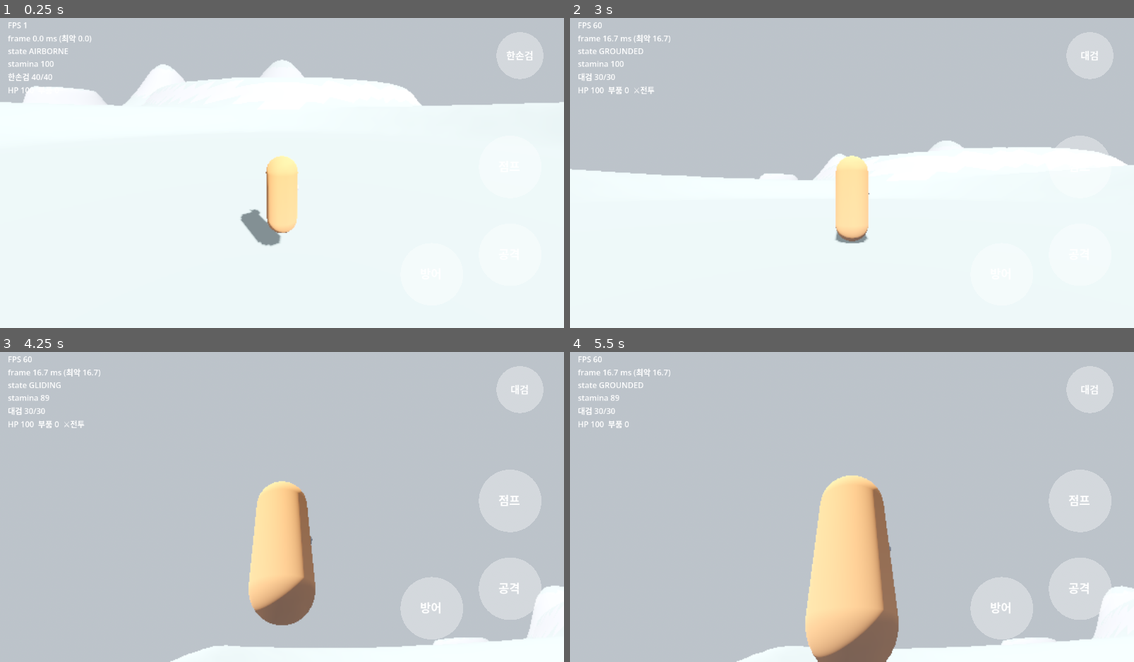
Above: before the commit, frames 1-4 (two rows, left to right).
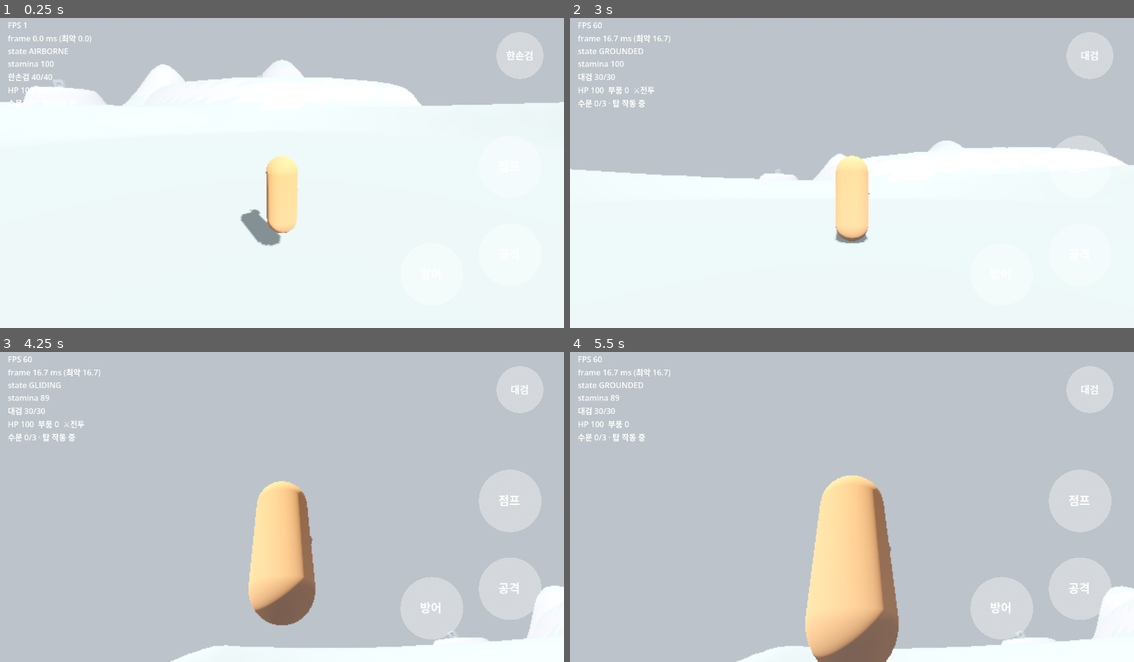
Above: after the commit, the same moments.

Repository: yeongkim0814-svg/Open-world
Game: Godot game, scene res://scenes/first_island.tscn
The game is run twice, just before and just after one commit, with the same random seed, the same clock (stepped at 60 frames per second) and the same inputs.
Inputs (mouse positions are in pixels of both pictures, inside the frame that each line leads up to):
- Up to frame 1 (0.25 s): no input
- Up to frame 2 (3 s): move the mouse to (976, 154) at 0.52 s; hold D (move_right) 0.53-1.25 s; hold J (attack) 0.53-1.25 s; click (976, 154) at 0.67 s; tap Space (jump) at 0.77, 1.07 s; tap K (guard) at 0.8 s; drag from (739, 185) to (823, 231) at 1.27 s; move the mouse to (908, 101) at 2.02 s; hold D (move_right) 2.03-2.75 s; tap E (interact) at 2.1 s; tap Q (switch_weapon) at 2.3 s; drag from (823, 231) to (682, 123) at 2.77 s
- Up to frame 3 (4.25 s): tap Enter at 3.5 s; move the mouse to (451, 550) at 3.52 s; hold A (move_left) from 3.53 s (still down); hold Ctrl (walk) from 3.53 s (still down); tap Space (jump) at 3.77, 3.8, 4.07 s
- Up to frame 4 (5.5 s): release A (move_left) at 4.25 s; release Ctrl (walk) at 4.25 s; drag from (682, 457) to (767, 423) at 4.27 s; move the mouse to (880, 503) at 5.02 s; hold S (move_back) from 5.03 s (still down); hold J (attack) from 5.03 s (still down); click (880, 503) at 5.17 s; tap K (guard) at 5.3 s

The runs differ from the first frame. In frame 1, less than 0.1% of the frame differs, in the area x 1-47%, y 18-28%; in frame 2, 0.1%; in frame 3, 0.1%; in frame 4, 0.1%, in the area x 1-81%, y 26-93%.

Commit message:
feat(m4a): 진행 상태·저수호 수위·수문 3곳·둑길·돌기둥
Co-Authored-By: Claude Opus 5.5 <noreply@anthropic.com>
Claude-Session: https://claude.ai/code/session_01PShdycDoYj1ffFPsLxdXpC

Diff:
--- a/scenes/first_island.tscn
+++ b/scenes/first_island.tscn
@@ -8,6 +8,8 @@
 [ext_resource type="PackedScene" path="res://scenes/player.tscn" id="player"]
 [ext_resource type="PackedScene" path="res://scenes/touch_controls.tscn" id="touch"]
 [ext_resource type="Script" path="res://scripts/nodes/debug_hud.gd" id="hud"]
+[ext_resource type="Script" path="res://scripts/nodes/lake.gd" id="lake"]
+[ext_resource type="PackedScene" path="res://scenes/sluice.tscn" id="sluice"]
 
 [sub_resource type="ProceduralSkyMaterial" id="SkyMat"]
 sky_top_color = Color(0.5, 0.52, 0.55, 1)
@@ -33,6 +35,47 @@
 shader = ExtResource("vshader")
 shader_parameter/albedo = Color(0.25, 0.65, 0.71, 1)
 shader_parameter/roughness_value = 0.3
+
+[sub_resource type="ShaderMaterial" id="LakeMat"]
+shader = ExtResource("vshader")
+shader_parameter/albedo = Color(0.16, 0.42, 0.5, 1)
+shader_parameter/roughness_value = 0.2
+
+[sub_resource type="CylinderMesh" id="LakeMesh"]
+top_radius = 46.0
+bottom_radius = 46.0
+height = 0.05
+radial_segments = 48
+
+[sub_resource type="ShaderMaterial" id="StoneMat"]
+shader = ExtResource("vshader")
+shader_parameter/albedo = Color(0.6, 0.55, 0.48, 1)
+
+[sub_resource type="BoxMesh" id="CausewayMesh"]
+size = Vector3(4, 7.2, 36)
+
+[sub_resource type="BoxShape3D" id="CausewayShape"]
+size = Vector3(4, 7.2, 36)
+
+[sub_resource type="CylinderMesh" id="Pillar1Mesh"]
+top_radius = 2.5
+bottom_radius = 2.8
+height = 15.0
+radial_segments = 8
+
+[sub_resource type="CylinderShape3D" id="Pillar1Shape"]
+radius = 2.6
+height = 15.0
+
+[sub_resource type="CylinderMesh" id="Pillar2Mesh"]
+top_radius = 2.5
+bottom_radius = 2.8
+height = 11.1
+radial_segments = 8
+
+[sub_resource type="CylinderShape3D" id="Pillar2Shape"]
+radius = 2.6
+height = 11.1
 
 [sub_resource type="PlaneMesh" id="SeaMesh"]
 size = Vector2(2000, 2000)
@@ -61,6 +104,55 @@
 script = ExtResource("water")
 size = Vector3(2000, 40, 2000)
 
+[node name="Lake" type="Node3D" parent="."]
+transform = Transform3D(1, 0, 0, 0, 1, 0, 0, 0, 1, 0, 0, -10)
+script = ExtResource("lake")
+
+[node name="Surface" type="MeshInstance3D" parent="Lake"]
+mesh = SubResource("LakeMesh")
+surface_material_override/0 = SubResource("LakeMat")
+
+[node name="Causeway" type="StaticBody3D" parent="."]
+transform = Transform3D(1, 0, 0, 0, 1, 0, 0, 0, 1, 0, -0.4, 17)
+
+[node name="Mesh" type="MeshInstance3D" parent="Causeway"]
+mesh = SubResource("CausewayMesh")
+surface_material_override/0 = SubResource("StoneMat")
+
+[node name="Shape" type="CollisionShape3D" parent="Causeway"]
+shape = SubResource("CausewayShape")
+
+[node name="Pillar1" type="StaticBody3D" parent="."]
+transform = Transform3D(1, 0, 0, 0, 1, 0, 0, 0, 1, 5, 3.5, 24)
+
+[node name="Mesh" type="MeshInstance3D" parent="Pillar1"]
+mesh = SubResource("Pillar1Mesh")
+surface_material_override/0 = SubResource("StoneMat")
+
+[node name="Shape" type="CollisionShape3D" parent="Pillar1"]
+shape = SubResource("Pillar1Shape")
+
+[node name="Pillar2" type="StaticBody3D" parent="."]
+transform = Transform3D(1, 0, 0, 0, 1, 0, 0, 0, 1, -5, 1.55, 10)
+
+[node name="Mesh" type="MeshInstance3D" parent="Pillar2"]
+mesh = SubResource("Pillar2Mesh")
+surface_material_override/0 = SubResource("StoneMat")
+
+[node name="Shape" type="CollisionShape3D" parent="Pillar2"]
+shape = SubResource("Pillar2Shape")
+
+[node name="Sluice1" parent="." instance=ExtResource("sluice")]
+transform = Transform3D(1, 0, 0, 0, 1, 0, 0, 0, 1, -20, 34.2, -100)
+
+[node name="Sluice2" parent="." instance=ExtResource("sluice")]
+transform = Transform3D(1, 0, 0, 0, 1, 0, 0, 0, 1, -125, 18.8, -20)
+index = 1
+
+[node name="Sluice3" parent="." instance=ExtResource("sluice")]
+transform = Transform3D(1, 0, 0, 0, 1, 0, 0, 0, 1, 95, 7.8, 60)
+index = 2
+
 [node name="Player" parent="." node_paths=PackedStringArray("touch_controls") instance=ExtResource("player")]
 transform = Transform3D(1, 0, 0, 0, 1, 0, 0, 0, 1, 0, 4, 100)
 touch_controls = NodePath("../UI/TouchControls")
--- /dev/null
+++ b/scenes/sluice.tscn
@@ -0,0 +1,59 @@
+[gd_scene load_steps=9 format=3]
+
+[ext_resource type="Script" path="res://scripts/nodes/sluice.gd" id="1"]
+[ext_resource type="Shader" path="res://shaders/vitality.gdshader" id="2"]
+
+[sub_resource type="ShaderMaterial" id="Metal"]
+shader = ExtResource("2")
+shader_parameter/albedo = Color(0.42, 0.45, 0.5, 1)
+
+[sub_resource type="ShaderMaterial" id="Core"]
+shader = ExtResource("2")
+shader_parameter/albedo = Color(0.3, 0.9, 1, 1)
+shader_parameter/keep_color = true
+
+[sub_resource type="BoxMesh" id="PillarMesh"]
+size = Vector3(1.2, 5, 1.2)
+
+[sub_resource type="BoxMesh" id="LintelMesh"]
+size = Vector3(5.2, 1, 1.4)
+
+[sub_resource type="BoxMesh" id="GateMesh"]
+size = Vector3(2.8, 3, 0.4)
+
+[sub_resource type="BoxShape3D" id="FrameShape"]
+size = Vector3(5.2, 5, 1.4)
+
+[node name="Sluice" type="Node3D"]
+script = ExtResource("1")
+
+[node name="PillarL" type="MeshInstance3D" parent="."]
+transform = Transform3D(1, 0, 0, 0, 1, 0, 0, 0, 1, -2, 2.5, 0)
+mesh = SubResource("PillarMesh")
+surface_material_override/0 = SubResource("Metal")
+
+[node name="PillarR" type="MeshInstance3D" parent="."]
+transform = Transform3D(1, 0, 0, 0, 1, 0, 0, 0, 1, 2, 2.5, 0)
+mesh = SubResource("PillarMesh")
+surface_material_override/0 = SubResource("Metal")
+
+[node name="Lintel" type="MeshInstance3D" parent="."]
+transform = Transform3D(1, 0, 0, 0, 1, 0, 0, 0, 1, 0, 5.5, 0)
+mesh = SubResource("LintelMesh")
+surface_material_override/0 = SubResource("Metal")
+
+[node name="Gate" type="MeshInstance3D" parent="."]
+transform = Transform3D(1, 0, 0, 0, 1, 0, 0, 0, 1, 0, 1.5, 0)
+mesh = SubResource("GateMesh")
+surface_material_override/0 = SubResource("Metal")
+
+[node name="Lamp" type="MeshInstance3D" parent="Gate"]
+transform = Transform3D(0.3, 0, 0, 0, 0.3, 0, 0, 0, 0.3, 0, 1, 0.25)
+mesh = SubResource("PillarMesh")
+surface_material_override/0 = SubResource("Core")
+
+[node name="Body" type="StaticBody3D" parent="."]
+
+[node name="Shape" type="CollisionShape3D" parent="Body"]
+transform = Transform3D(1, 0, 0, 0, 1, 0, 0, 0, 1, 0, 2.5, -1.2)
+shape = SubResource("FrameShape")
--- /dev/null
+++ b/scripts/core/lake_level.gd
@@ -0,0 +1,6 @@
+class_name LakeLevel
+extends RefCounted
+## 저수호 수위: 수문을 하나 열 때마다 drop만큼 내려간다 (14.6 → 10.7 → 6.8 → 2.9).
+
+static func level(base_y: float, open_count: int, drop := 3.9) -> float:
+	return base_y - drop * clampi(open_count, 0, WorldState.SLUICE_COUNT)
--- /dev/null
+++ b/scripts/core/world_state.gd
@@ -0,0 +1,60 @@
+class_name WorldState
+extends RefCounted
+## 첫 섬 진행 상태: 수문 3곳, 탑 정지 여부, 정지 순간의 열린 수문 수(마을 결과), 떠난 주민.
+
+const SLUICE_COUNT := 3
+
+var sluices: Array[bool] = [false, false, false]
+var tower_stopped := false
+var outcome_at_stop := -1          ## -1 = 아직 정지 안 함
+var departed: Array[StringName] = []
+
+
+## 새로 열었으면 true. 이미 열렸거나 범위 밖이면 false.
+func open_sluice(i: int) -> bool:
+	if i < 0 or i >= SLUICE_COUNT or sluices[i]:
+		return false
+	sluices[i] = true
+	return true
+
+
+func open_count() -> int:
+	return sluices.count(true)
+
+
+## 처음 정지할 때만 true — 그 순간 열린 수문 수를 결과로 고정한다.
+func stop_tower() -> bool:
+	if tower_stopped:
+		return false
+	tower_stopped = true
+	outcome_at_stop = open_count()
+	return true
+
+
+func to_dict() -> Dictionary:
+	return {
+		"sluices": sluices.duplicate(),
+		"tower_stopped": tower_stopped,
+		"outcome_at_stop": outcome_at_stop,
+		"departed": departed.map(func(n): return String(n)),
+	}
+
+
+## 저장 파일이 손상돼도 멈추지 않게: 형식이 맞지 않는 값은 기본값.
+static func from_dict(d: Dictionary) -> WorldState:
+	var s := WorldState.new()
+	var sl = d.get("sluices")
+	if sl is Array and sl.size() == SLUICE_COUNT and sl.all(func(v): return v is bool):
+		for i in SLUICE_COUNT:
+			s.sluices[i] = sl[i]
+	if d.get("tower_stopped") is bool:
+		s.tower_stopped = d["tower_stopped"]
+	var o = d.get("outcome_at_stop")
+	if (o is int or o is float) and int(o) >= -1 and int(o) <= SLUICE_COUNT:
+		s.outcome_at_stop = int(o)
+	var dep = d.get("departed")
+	if dep is Array:
+		for n in dep:
+			if n is String or n is StringName:
+				s.departed.append(StringName(n))
+	return s
--- a/scripts/nodes/debug_hud.gd
+++ b/scripts/nodes/debug_hud.gd
@@ -41,4 +41,7 @@
 		var d := a.durability()
 		lines.append("%s %d/%d%s" % [a.current().display_name, ceili(d.value), roundi(d.max_value), " (파손)" if d.is_broken() else ""])
 		lines.append("HP %d  부품 %d  %s  %s" % [roundi(player.combat.hp), player.parts, "⚔전투" if player.combat.state.active else "", player.combat.last_result])
+	var world := get_tree().get_first_node_in_group("world")
+	if world:
+		lines.append(world.status_text())
 	text = "\n".join(lines)
--- a/scripts/nodes/first_island.gd
+++ b/scripts/nodes/first_island.gd
@@ -1,8 +1,33 @@
 class_name FirstIsland
 extends Node3D
 ## 첫 섬 씬 루트 (그룹 "world"). 진행 상태를 갖고 수문·탑 이벤트를 처리한다.
+
+var state := WorldState.new()
+
+@onready var lake: Lake = $Lake
 
 
 func _ready() -> void:
 	add_to_group("world")
 	RenderingServer.global_shader_parameter_set("vitality_radius", 0.0)
+	apply_state()
+
+
+## 수문을 연다: 상태 → 저수호 목표 수위 → 수문·수로 표시.
+func open_sluice(i: int) -> void:
+	if state.open_sluice(i):
+		apply_state()
+
+
+## 상태를 장면에 반영한다 (불러오기 후에도 호출).
+func apply_state() -> void:
+	lake.set_target(LakeLevel.level(lake.base_level, state.open_count()))
+	for s in get_tree().get_nodes_in_group("sluice"):
+		s.set_opened(state.sluices[s.index])
+	var aqueduct := get_node_or_null("Aqueduct/Water")
+	if aqueduct:
+		aqueduct.visible = state.open_count() > 0
+
+
+func status_text() -> String:
+	return "수문 %d/3 · 탑 %s" % [state.open_count(), "멈춤" if state.tower_stopped else "작동 중"]
--- /dev/null
+++ b/scripts/nodes/lake.gd
@@ -0,0 +1,51 @@
+class_name Lake
+extends Water
+## 저수호 (설계서 4장). 원형 수면이 목표 수위로 천천히 움직인다. 노드 위치 = 호수 중심(xz), y는 무시.
+
+@export var radius := 45.5
+@export var base_level := 14.6
+@export var bottom_y := -4.0
+@export var move_speed := 1.0       ## m/s
+
+var level: float
+var _target: float
+
+@onready var _surface: Node3D = $Surface
+
+
+func _ready() -> void:
+	super._ready()
+	level = base_level
+	_target = base_level
+	_place_surface()
+
+
+func set_target(y: float) -> void:
+	_target = y
+
+
+func is_settled() -> bool:
+	return is_equal_approx(level, _target)
+
+
+func surface_y() -> float:
+	return level
+
+
+func depth_at(pos: Vector3) -> float:
+	var center := global_position if is_inside_tree() else position
+	if Vector2(pos.x - center.x, pos.z - center.z).length() > radius or pos.y < bottom_y:
+		return -1.0
+	var d := level - pos.y
+	return d if d > 0.0 else -1.0
+
+
+func _physics_process(delta: float) -> void:
+	if not is_settled():
+		level = move_toward(level, _target, move_speed * delta)
+		_place_surface()
+
+
+func _place_surface() -> void:
+	if _surface:
+		_surface.global_position = Vector3(global_position.x, level, global_position.z)
--- /dev/null
+++ b/scripts/nodes/sluice.gd
@@ -0,0 +1,42 @@
+class_name Sluice
+extends Node3D
+## 고대 수로의 수문 (그룹 "interactable", "sluice"). 열면 문짝이 올라가고 섬 루트(FirstIsland)에 알린다.
+
+const GATE_RAISE := 3.0
+
+@export var index := 0
+
+var opened := false
+var _gate_base := Vector3.ZERO
+
+@onready var _gate: Node3D = $Gate
+
+
+func _ready() -> void:
+	add_to_group("interactable")
+	add_to_group("sluice")
+	_gate_base = _gate.position
+
+
+func prompt() -> String:
+	return "수문 (열림)" if opened else "수문 열기"
+
+
+func interact(_player: Player) -> void:
+	if opened:
+		return
+	var world := get_tree().get_first_node_in_group("world")
+	if world:
+		world.open_sluice(index)
+
+
+## 섬 루트가 상태를 반영할 때 호출 (불러오기 포함).
+func set_opened(value: bool) -> void:
+	if opened == value:
+		return
+	opened = value
+	var goal := _gate_base + Vector3(0, GATE_RAISE if value else 0.0, 0)
+	if is_inside_tree():
+		create_tween().tween_property(_gate, "position", goal, 1.5)
+	else:
+		_gate.position = goal
--- /dev/null
+++ b/tests/unit/test_world_state.gd
@@ -0,0 +1,45 @@
+extends TestCase
+
+func test_open_sluice_once():                       # Review Focus 2
+	var s := WorldState.new()
+	assert_true(s.open_sluice(1))
+	assert_false(s.open_sluice(1))
+	assert_eq(s.open_count(), 1)
+
+func test_out_of_range_ignored():
+	var s := WorldState.new()
+	assert_false(s.open_sluice(5))
+	assert_false(s.open_sluice(-1))
+	assert_eq(s.open_count(), 0)
+
+func test_stop_records_outcome_once():              # Review Focus 3
+	var s := WorldState.new()
+	s.open_sluice(0); s.open_sluice(2)
+	assert_true(s.stop_tower())
+	assert_eq(s.outcome_at_stop, 2)
+	s.open_sluice(1)
+	assert_false(s.stop_tower())
+	assert_eq(s.outcome_at_stop, 2)
+	assert_eq(s.open_count(), 3)
+
+func test_round_trip():
+	var s := WorldState.new()
+	s.open_sluice(1); s.stop_tower(); s.departed.append(&"아이")
+	var r := WorldState.from_dict(s.to_dict())
+	assert_eq(r.sluices, [false, true, false])
+	assert_true(r.tower_stopped)
+	assert_eq(r.outcome_at_stop, 1)
+	assert_eq(r.departed, [&"아이"])
+
+func test_from_garbage_defaults():
+	var r := WorldState.from_dict({"sluices": "x", "tower_stopped": 5, "outcome_at_stop": "a"})
+	assert_eq(r.sluices, [false, false, false])
+	assert_false(r.tower_stopped)
+	assert_eq(r.outcome_at_stop, -1)
+
+func test_lake_levels():
+	assert_almost(LakeLevel.level(14.6, 0), 14.6)
+	assert_almost(LakeLevel.level(14.6, 1), 10.7)
+	assert_almost(LakeLevel.level(14.6, 2), 6.8)
+	assert_almost(LakeLevel.level(14.6, 3), 2.9)
+	assert_almost(LakeLevel.level(14.6, 7), 2.9)
Not shown, added: scripts/core/lake_level.gd.uid
Not shown, added: scripts/core/world_state.gd.uid
Not shown, added: scripts/nodes/lake.gd.uid
Not shown, added: scripts/nodes/sluice.gd.uid
Not shown, added: tests/unit/test_world_state.gd.uid
